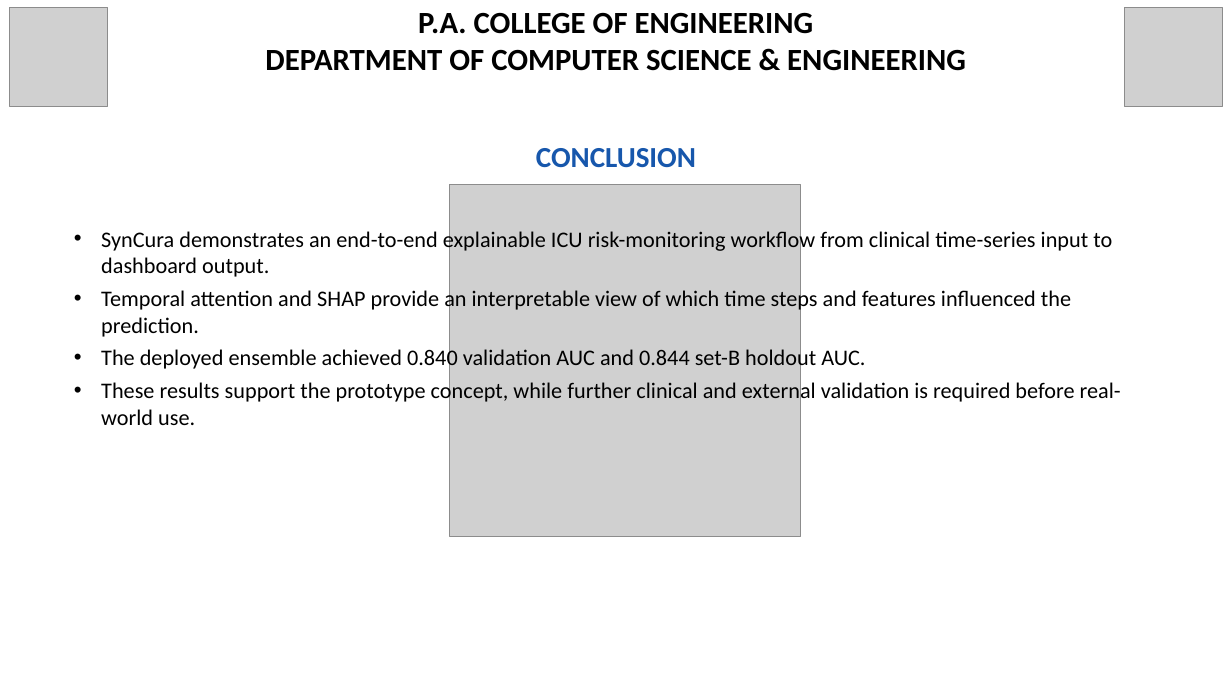
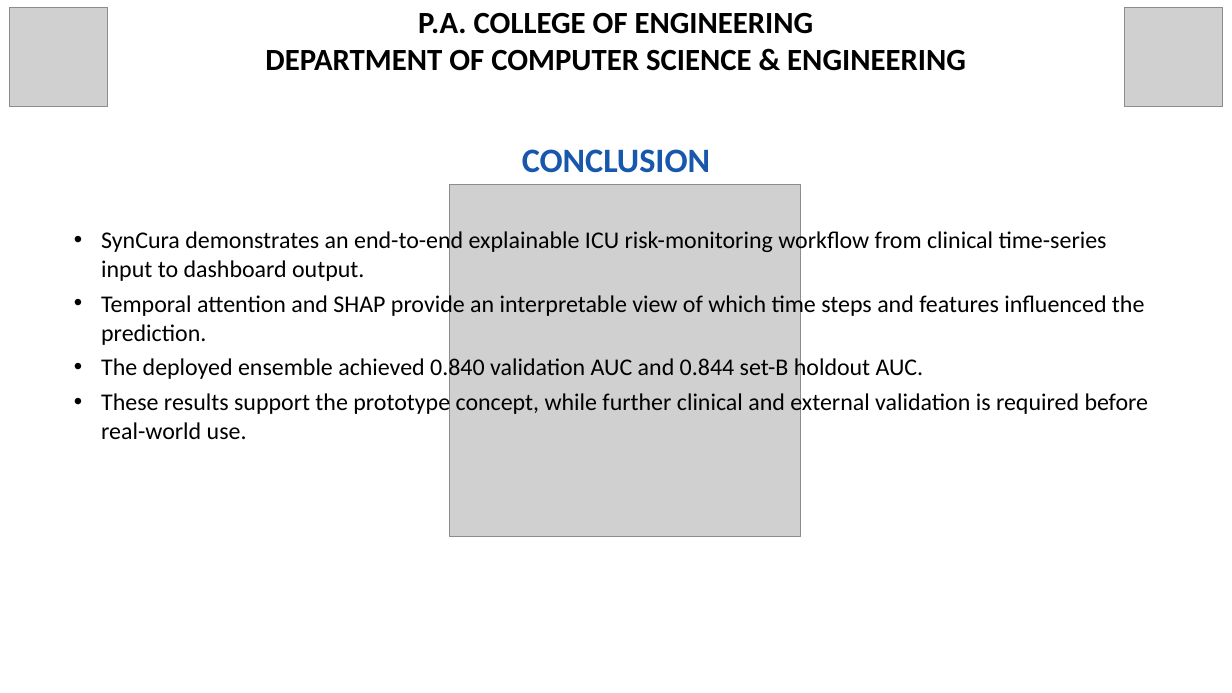
Before and after one commit to Dinaltium/SynCura, a slide deck: slide 14 of ppt/SynCura_Deck_V3_FINAL.pptx. Drawn at 1232x693 pixels with LibreOffice and Linux fonts; fonts in the diff are those of the drawing; grey boxes stand for pictures. Boxes give left, top, right and bottom in pixels: in the first picture for what was removed or moved away, otherwise in the second. Text is boxed around its words. In the diff, an @@ line names an element or a change of style, - is before the commit and + after.

Commit message:
adjust deck fonts and alignment

```diff
--- a/ppt/SynCura_Deck_V3_FINAL.pptx
+++ b/ppt/SynCura_Deck_V3_FINAL.pptx
@@ text "CONCLUSION": place and size @@
-text "CONCLUSION" at [536, 148, 696, 168]
+text "CONCLUSION" at [522, 149, 710, 173]
@@ text "CONCLUSION" at [522, 149, 710, 173]: size 34 to 40 pt @@
@@ text "SynCura demonstrates an end-to-end explainable ..." at [101, 228, 1149, 439]: size 26 to 28 pt @@
```
Also in this commit, not shown: 12 other slides changed.
